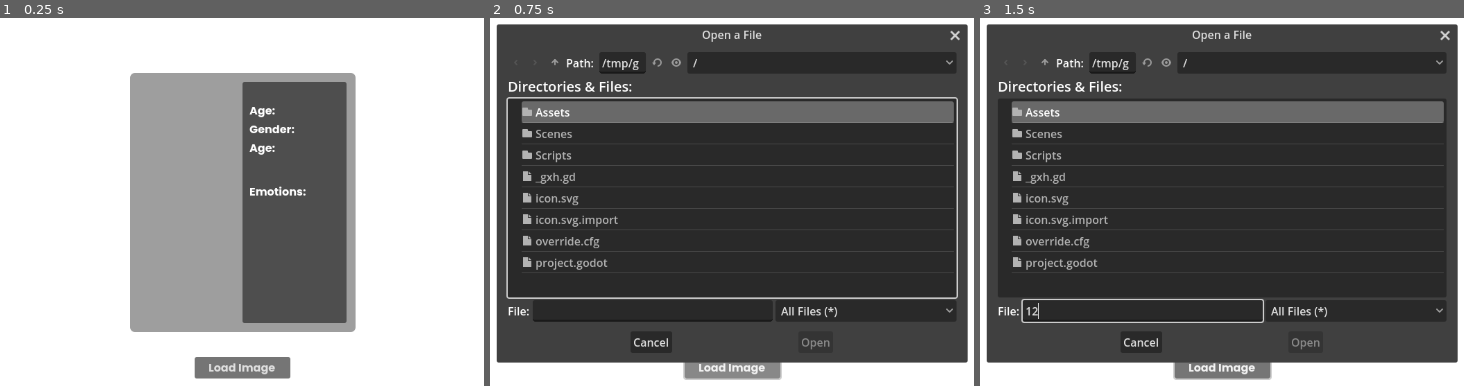
Above: before the commit, frames 1-3 (left to right).
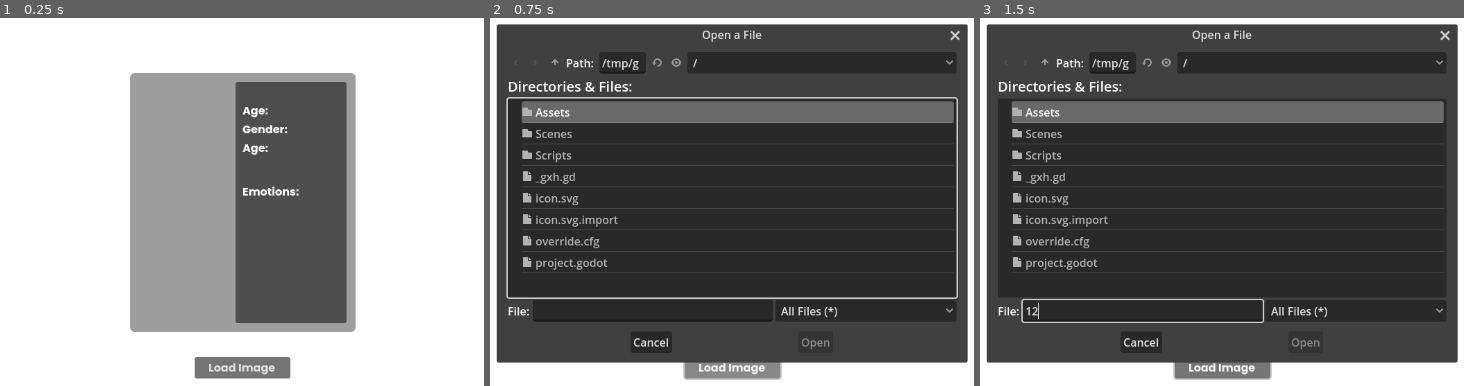
Above: after the commit, the same moments.

Repository: KamandShayegan/moodtracker-deepface
Game: Godot game, scene res://Scenes/main.tscn
Two runs of this game, one before a commit and one after it. Both use one fixed random seed, a clock stepped at 60 frames per second and the inputs below.
Inputs (mouse positions are in pixels of both pictures, inside the frame that each line leads up to):
- Up to frame 1 (0.25 s): no input
- Up to frame 2 (0.75 s): click "Load Image" at 0.5 s
- Up to frame 3 (1.5 s): click (1144, 312) at 1.27 s; type "12" at 1.35 s

The runs differ from the first frame. In frame 1, 1.6% of the frame differs, in the area x 48-64%, y 17-83%; in frame 2, nothing differs; in frame 3, nothing differs.

Commit message:
Animated the animation progress bars

Diff:
--- a/new-game-project/Scenes/main.tscn
+++ b/new-game-project/Scenes/main.tscn
@@ -99,10 +99,11 @@
 layout_mode = 2
 
 [node name="MarginContainer" type="MarginContainer" parent="Panel/MarginContainer/HBoxContainer/PanelContainer"]
-custom_minimum_size = Vector2(150, 0)
+custom_minimum_size = Vector2(160, 0)
 layout_mode = 2
 theme_override_constants/margin_left = 10
 theme_override_constants/margin_top = 30
+theme_override_constants/margin_right = 10
 theme_override_constants/margin_bottom = 30
 
 [node name="VBoxContainer2" type="VBoxContainer" parent="Panel/MarginContainer/HBoxContainer/PanelContainer/MarginContainer"]
--- a/new-game-project/Scripts/main.gd
+++ b/new-game-project/Scripts/main.gd
@@ -17,9 +17,24 @@
 var url = 'http://127.0.0.1:5000/'
 var api_functions = ['analyze','verify']
 
+var de1_target_value: float = 0
+var de2_target_value: float = 0
+var de3_target_value: float = 0
+var de4_target_value: float = 0
+
+# This function is called when each frame is drawn, useful for making anything move, in our case the progress bars
+func _process(delta: float) -> void:
+	dominant_emotion_1.value = lerp(dominant_emotion_1.value, de1_target_value, delta * 2.2)
+	dominant_emotion_2.value = lerp(dominant_emotion_2.value, de2_target_value, delta * 2.2)
+	dominant_emotion_3.value = lerp(dominant_emotion_3.value, de3_target_value, delta * 2.2)
+	dominant_emotion_4.value = lerp(dominant_emotion_4.value, de4_target_value, delta * 2.2)
+
 # This function is connected to the button up event of the LoadImageButton
 func _on_load_image_button_up() -> void:
-	print('Loading image')
+	de1_target_value = 0
+	de2_target_value = 0
+	de3_target_value = 0
+	de4_target_value = 0
 	%FileDialog.popup()
 
 # The button shows a file-system popup, when a file is selected, this function is called
@@ -48,7 +63,6 @@
 	var json = JSON.new()
 	json.parse(body.get_string_from_utf8())
 	var response = json.get_data()
-	print(response['results'][0])
 
 	# We set the values to the labels
 	age_value.text = str(response['results'][0]['age'])
@@ -63,13 +77,12 @@
 	var emotion_value_pairs: Array = []
 	for k: String in keys:
 		emotion_value_pairs.append([k,emotions[k]])
-	print('Emotion value pairs: ',emotion_value_pairs)
 	# Set the values to the progress bars and labels
-	dominant_emotion_1.value = emotion_value_pairs[0][1]
+	de1_target_value = emotion_value_pairs[0][1]
 	emotion_label_1.text = emotion_value_pairs[0][0]
-	dominant_emotion_2.value = emotion_value_pairs[1][1]
+	de2_target_value = emotion_value_pairs[1][1]
 	emotion_label_2.text = emotion_value_pairs[1][0]
-	dominant_emotion_3.value = emotion_value_pairs[2][1]
+	de3_target_value = emotion_value_pairs[2][1]
 	emotion_label_3.text = emotion_value_pairs[2][0]
-	dominant_emotion_4.value = emotion_value_pairs[3][1]
+	de4_target_value = emotion_value_pairs[3][1]
 	emotion_label_4.text = emotion_value_pairs[3][0]
